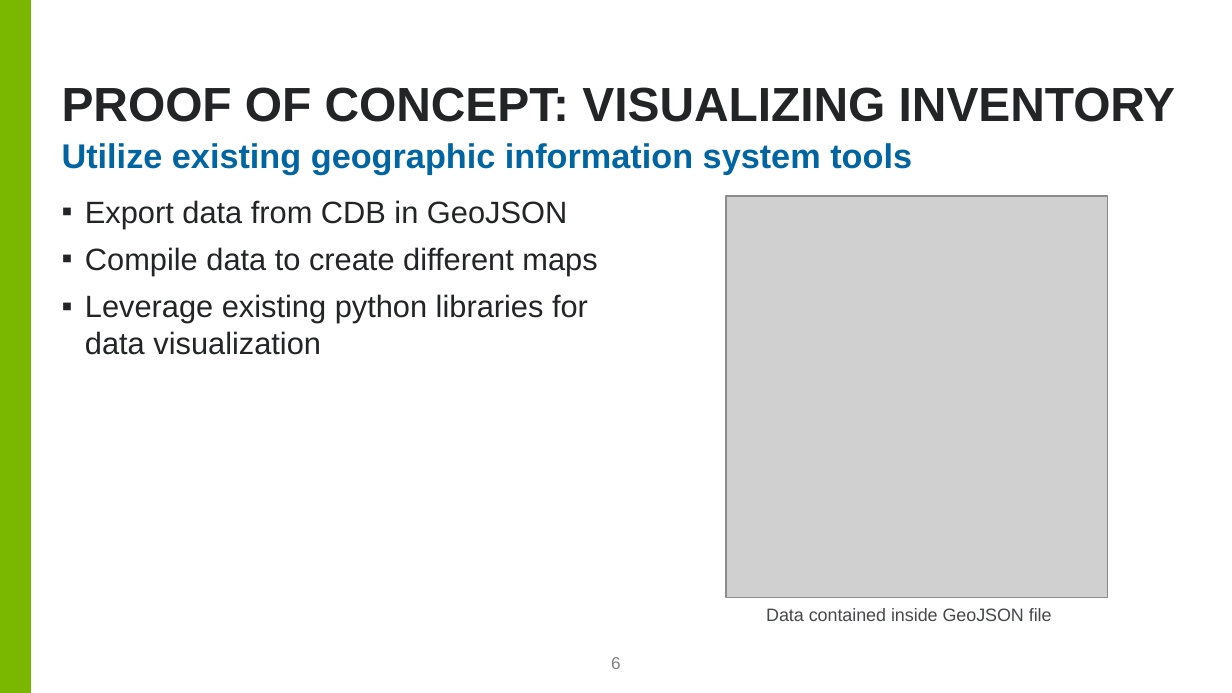
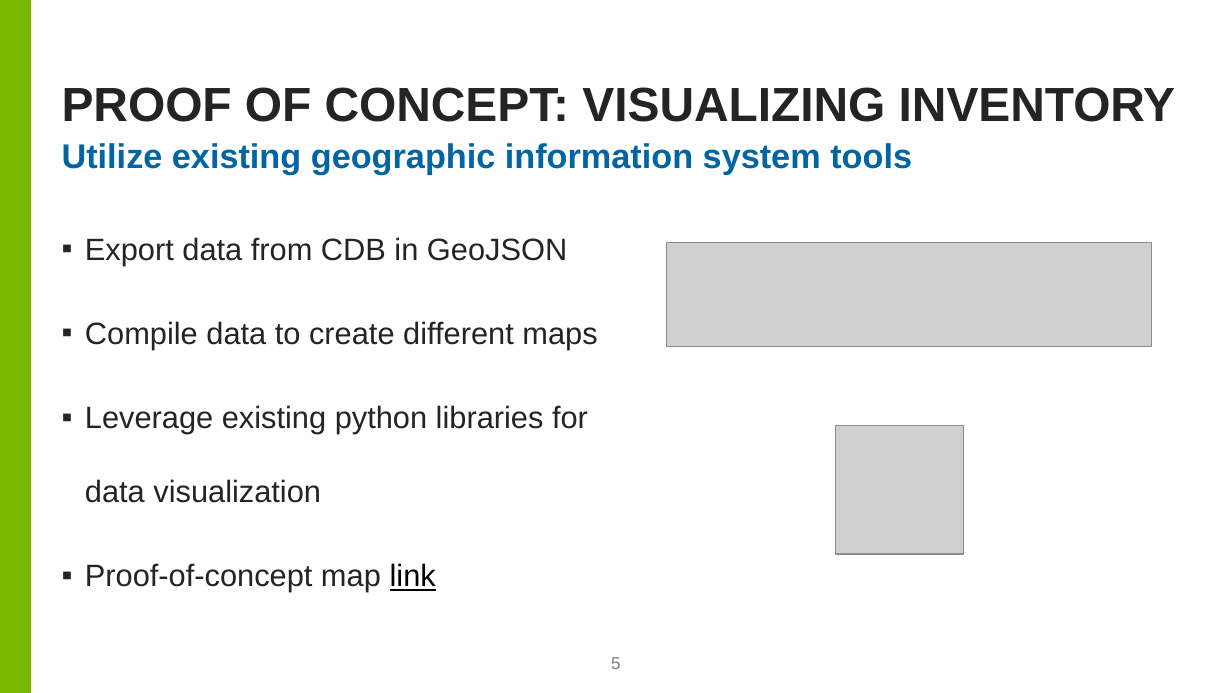
Before and after one commit to cslam7/aps-geoJson, a slide deck: slide 5 of Lam_Cory_Presentation.pptx (slide 6 before the commit). Drawn at 1232x693 pixels with LibreOffice and Linux fonts; fonts in the diff are those of the drawing; grey boxes stand for pictures; background and template pictures are left out. Boxes give left, top, right and bottom in pixels: in the first picture for what was removed or moved away, otherwise in the second. Text is boxed around its words. In the diff, an @@ line names an element or a change of style, - is before the commit and + after.

```diff
--- a/Lam_Cory_Presentation.pptx
+++ b/Lam_Cory_Presentation.pptx
@@ picture removed at (726, 196, 1106, 598) @@
@@ text at (85, 237, 597, 503): line spacing 1 to 2 @@
@@ picture added at (667, 243, 1152, 347) @@
@@ picture added at (835, 426, 963, 554) @@
@@ text at (85, 563, 436, 592): paragraph added @@
+▪ Proof-of-concept map link
@@ text removed at (766, 608, 1052, 621) @@
-Data contained inside GeoJSON file
@@ page number at (611, 657, 621, 669): text changed @@
-6
+5
```
Also in this commit, not shown: 2 other slides changed, 2 slides removed.
